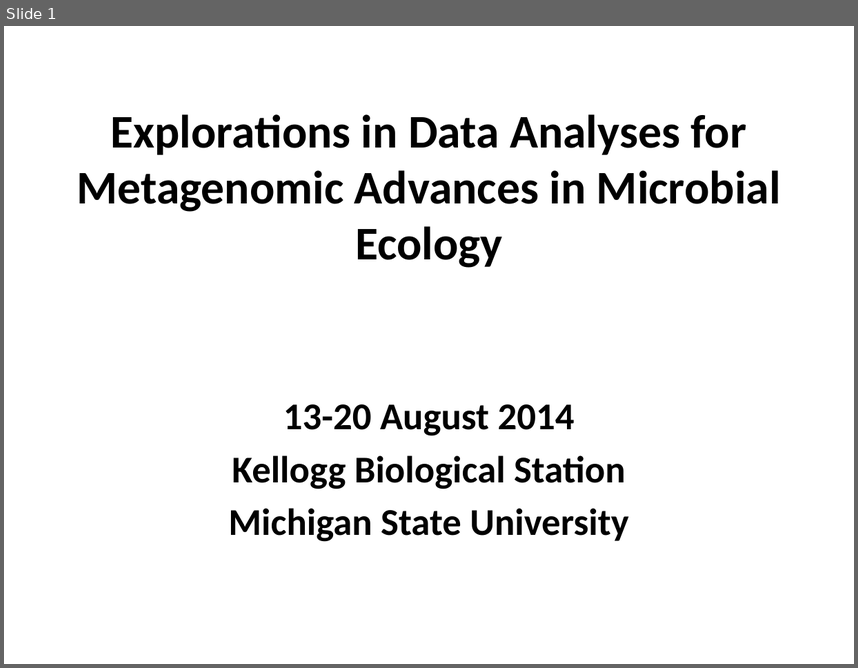
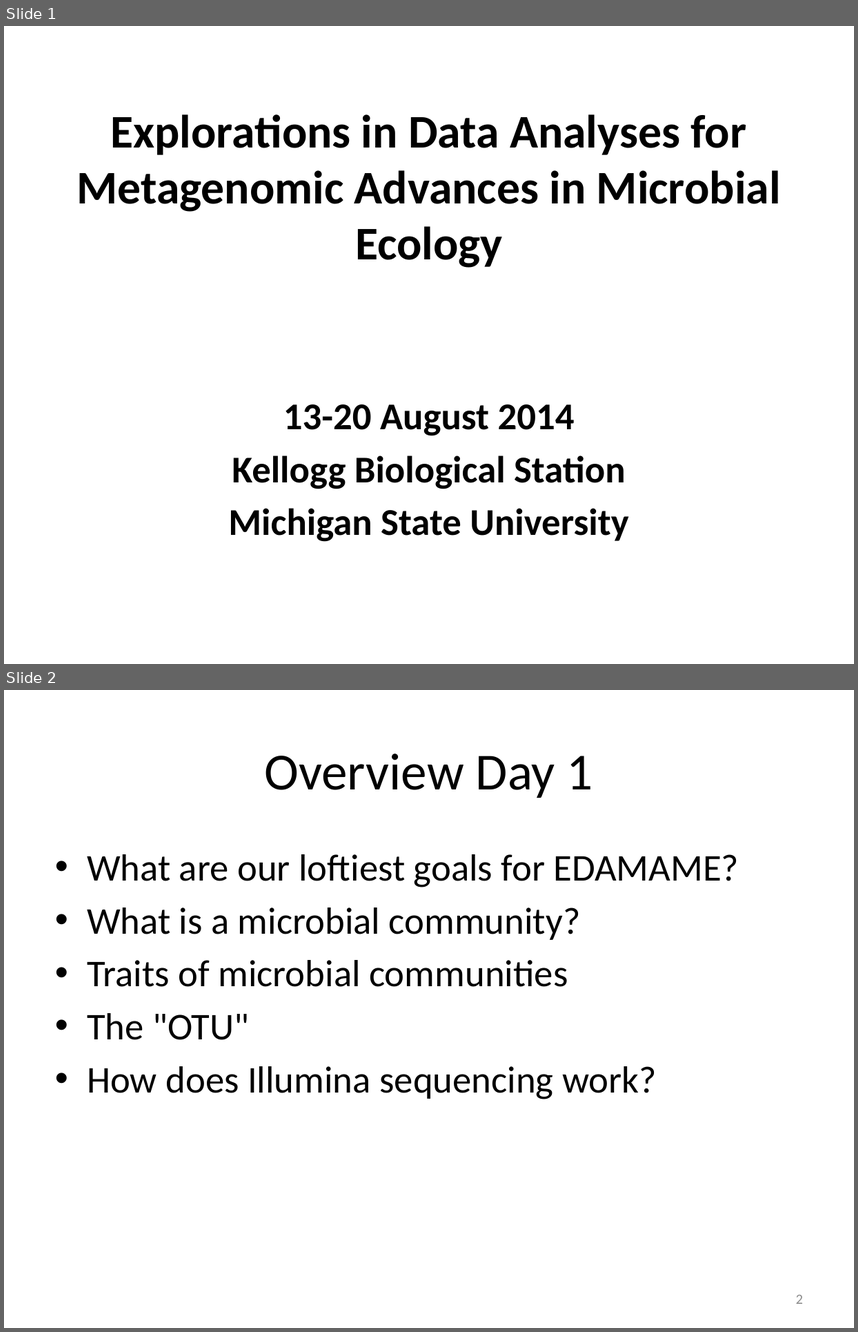
Before and after one commit to edamame-course/docs, a slide deck: extra/Presentations/2014-08-13-PM_Ashley_Lecture1.pptx. Shown one above the other, each under a label of ours: slide 1 before the commit, slides 1 and 2 after it. The pictures are 858x668 and 858x1332 pixels, drawn with LibreOffice and Linux fonts; fonts in the diff are those of the drawing; background and template pictures are left out. Boxes give left, top, right and bottom in pixels: in the first picture for what was removed or moved away, otherwise in the second. Text is boxed around its words. In the diff, an @@ line names an element or a change of style, - is before the commit and + after.

```diff
--- a/extra/Presentations/2014-08-13-PM_Ashley_Lecture1.pptx
+++ b/extra/Presentations/2014-08-13-PM_Ashley_Lecture1.pptx
@@ slide 2 added at (4, 690, 854, 1328), background #FFFFFF @@
@@ title added at (264, 753, 593, 798), 44 pt, text #000000 @@
+Overview Day 1
@@ text added at (87, 854, 739, 1099), 32 pt, text #000000 @@
+• What are our loftiest goals for EDAMAME?
+• What is a microbial community?
+• Traits of microbial communities
+• The "OTU"
+• How does Illumina sequencing work?
@@ page number added at (796, 1294, 803, 1303), 12 pt, text #8C8C8C @@
+2
```
Also in this commit, not shown: 10 other slides added, 1 other file.
